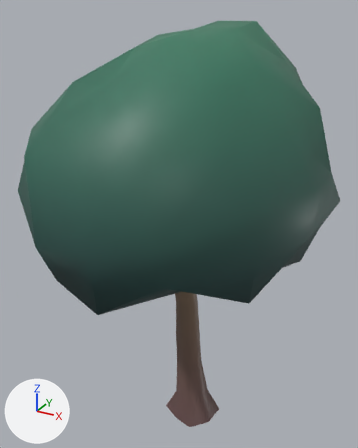
The FBX model Assets/ART/Models/Terrain/Tree_B.fbx: old version first, new version second.
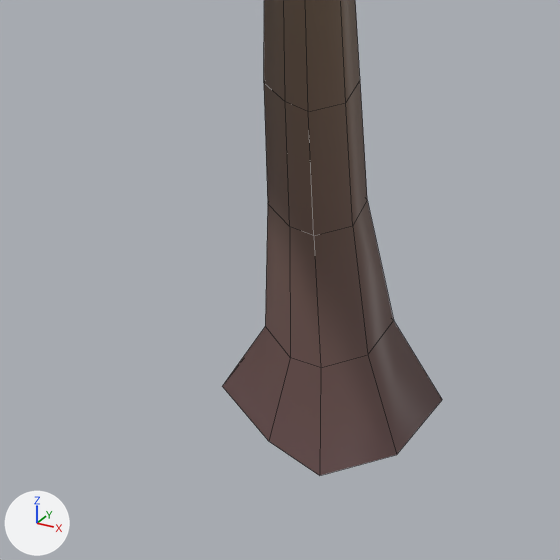
Old and new are each drawn whole from a 50 mm camera at (1.48, -2.949, 3.153) aimed at (-0.17, 0.051, 1.653) and again close up on the part from 31% to 69% of the width and 70% to 100% of the height. Arrows for +X, +Y and +Z are at lower left; the lights stay in place. The close-ups show mesh edges as thin lines. Where no turn or scale is listed for an object, it has been applied to the vertices.

In view in the first close-up: 'MDL_Tree_B'.
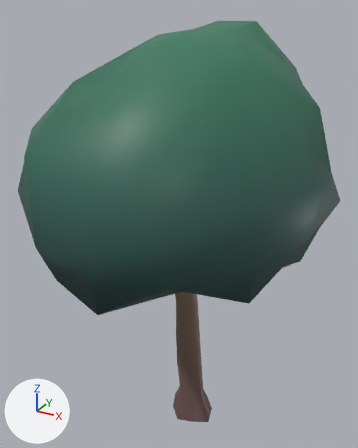
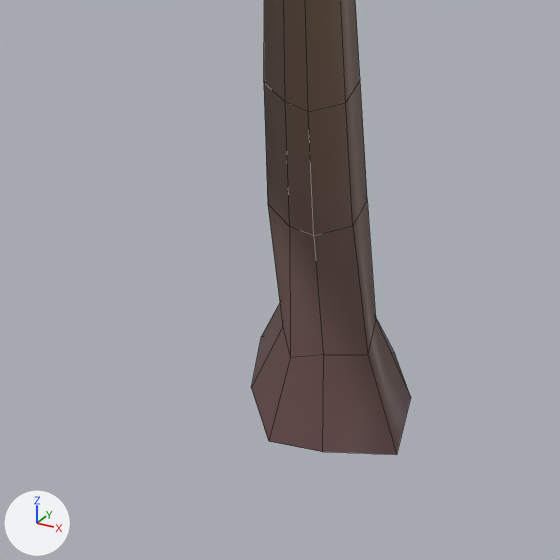
Where the change shows, as pixel boxes [x1, y1, x2, y2] in the close-ups (560 x 560 px; the box of a moved part takes in the faces that stretch with it):
'MDL_Tree_B', reshaped
    before: [222, 0, 442, 476]
    after: [251, 0, 411, 455]
part 1 of me_cube_008, moved or reshaped
    before: [222, 200, 442, 476]
    after: [251, 200, 411, 455]

What changed in the scene script:
```text
Change me_cube_008:
    where me_cube_008.from_pydata(...)  # 209 vertices, 196 faces; spans x -1.04..0.9, y -1.19..1.24, z -0.07..3.06
    used by ob_mdl_tree_b; location = (0.0, 0.0, 0.0)
    me_cube_008 part 1
    me_cube_008.vertices[106].co: (-0.14, -0.05, 0.14) -> (-0.11, -0.03, 0.14)  # pixel (265, 326) -> pixel (282, 326)
    me_cube_008.vertices[107].co: (-0.08, 0.13, 0.15) -> (-0.07, 0.1, 0.15)
    me_cube_008.vertices[108].co: (0.1, 0.06, 0.17) -> (0.07, 0.05, 0.17)  # pixel (393, 320) -> pixel (375, 319)
    me_cube_008.vertices[109].co: (0.02, -0.11, 0.15) -> (0.01, -0.08, 0.15)  # pixel (320, 367) -> pixel (323, 354)
    me_cube_008.vertices[110].co: (-0.23, -0.08, -0.03) -> (-0.17, -0.06, -0.03)  # pixel (222, 386) -> pixel (251, 387)
    me_cube_008.vertices[111].co: (0.2, 0.11, -0.03) -> (0.14, 0.08, -0.03)  # pixel (442, 399) -> pixel (410, 397)
    me_cube_008.vertices[112].co: (-0.12, 0.23, -0.03) -> (-0.09, 0.17, -0.03)
    me_cube_008.vertices[113].co: (0.07, -0.2, -0.03) -> (0.04, -0.14, -0.03)  # pixel (319, 475) -> pixel (322, 451)
```
